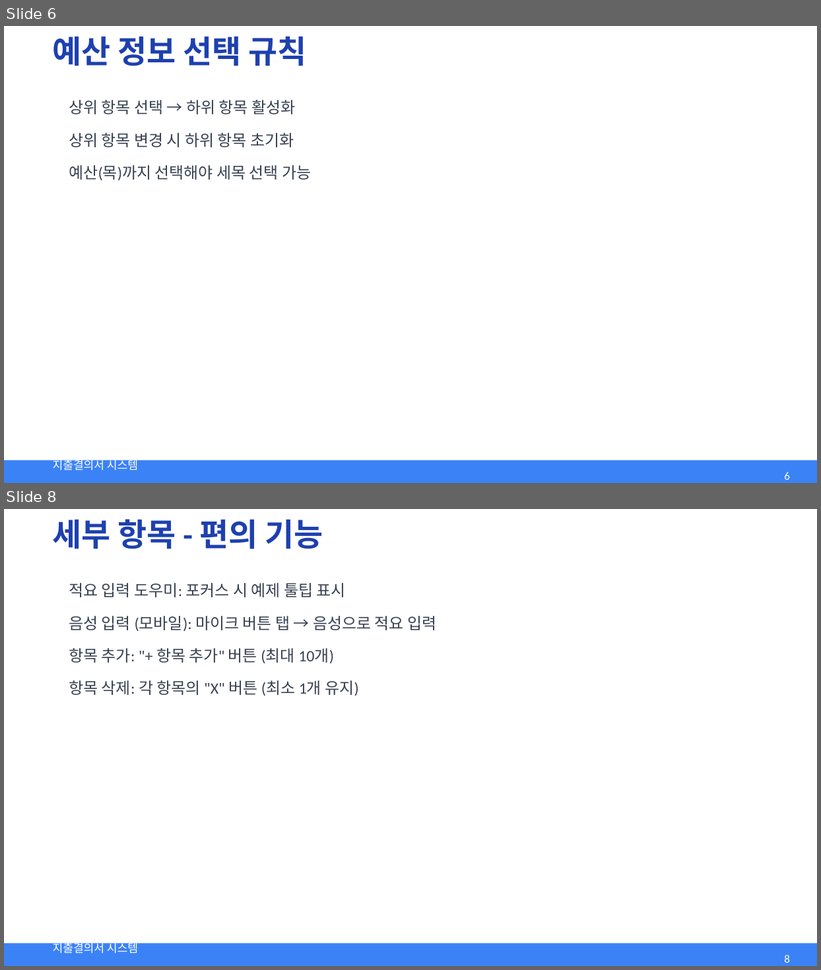
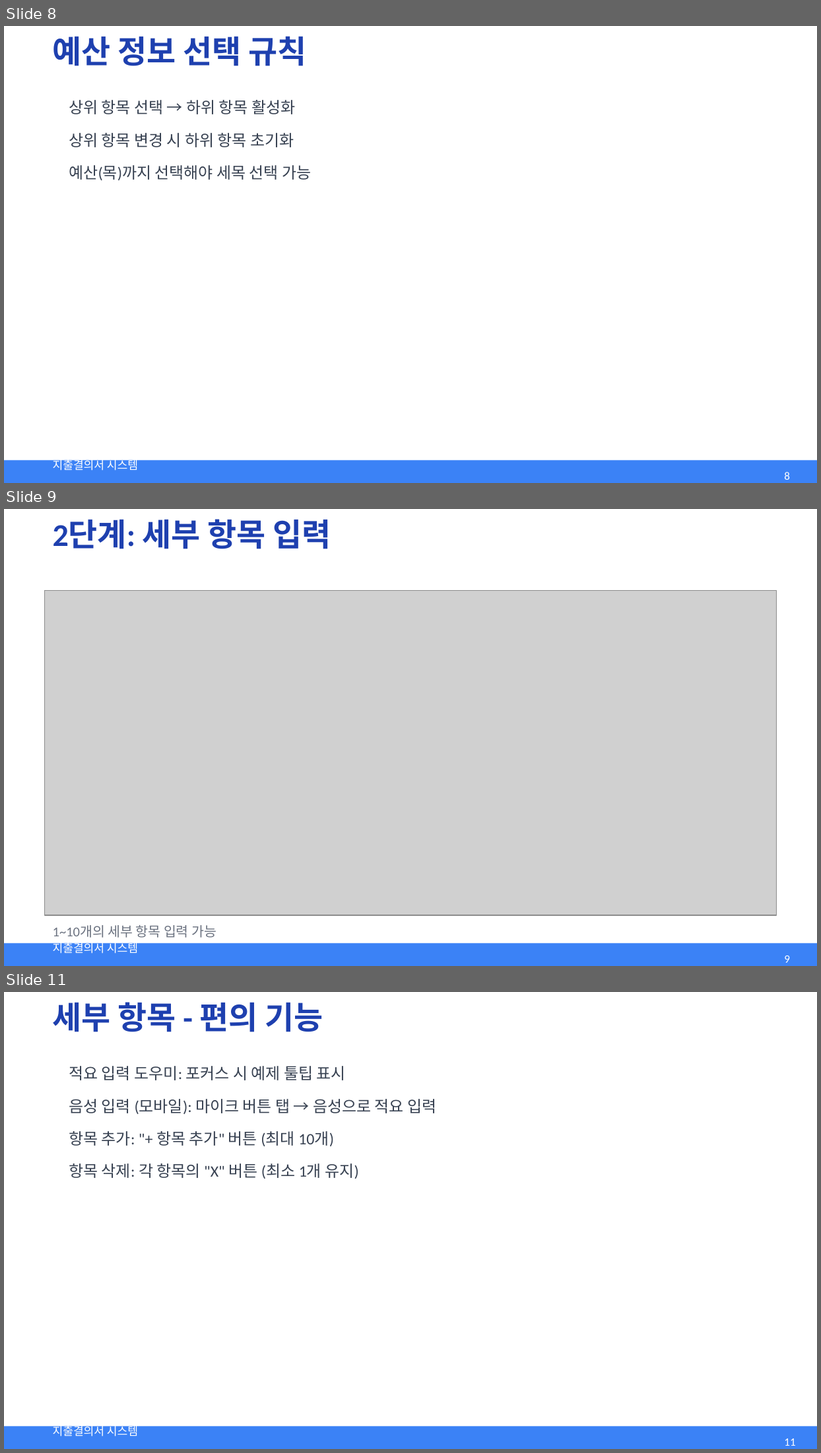
Before and after one commit to can1001/expense-saas, a slide deck: docs/user-guide/presentations/01-expense-guide.pptx. Shown one above the other, each under a label of ours: slides 6 and 8 before the commit, slides 8, 9 and 11 after it; the slides between them are not shown. The pictures are 821x970 and 821x1453 pixels, drawn with LibreOffice and Linux fonts; fonts in the diff are those of the drawing; grey boxes stand for pictures. Boxes give left, top, right and bottom in pixels: in the first picture for what was removed or moved away, otherwise in the second. Text is boxed around its words. In the diff, an @@ line names an element or a change of style, - is before the commit and + after.

```diff
--- a/docs/user-guide/presentations/01-expense-guide.pptx
+++ b/docs/user-guide/presentations/01-expense-guide.pptx
@@ slide 9 added at (x1=4, y1=509, x2=817, y2=966), background #FFFFFF; not listed: 2 template elements that a slide beside it also shows @@
@@ text added at (x1=53, y1=519, x2=331, y2=549), 28 pt, text #1E40AF, bold @@
+2단계: 세부 항목 입력
@@ picture added at (x1=45, y1=590, x2=776, y2=916) @@
@@ text added at (x1=53, y1=925, x2=217, y2=938), 12 pt, text #6B7280 @@
+1~10개의 세부 항목 입력 가능
@@ page number added at (x1=784, y1=956, x2=790, y2=963), 10 pt, text #FFFFFF @@
+9
@@ what was slide 6 is now slide 8 @@
@@ page number at (x1=784, y1=472, x2=790, y2=480): text changed @@
-6
+8
@@ what was slide 8 is now slide 11 @@
@@ page number at (x1=784, y1=1439, x2=795, y2=1446): text changed @@
-8
+11
```
Also in this commit, not shown: 6 slides changed, 6 other slides added, 5 other files.
